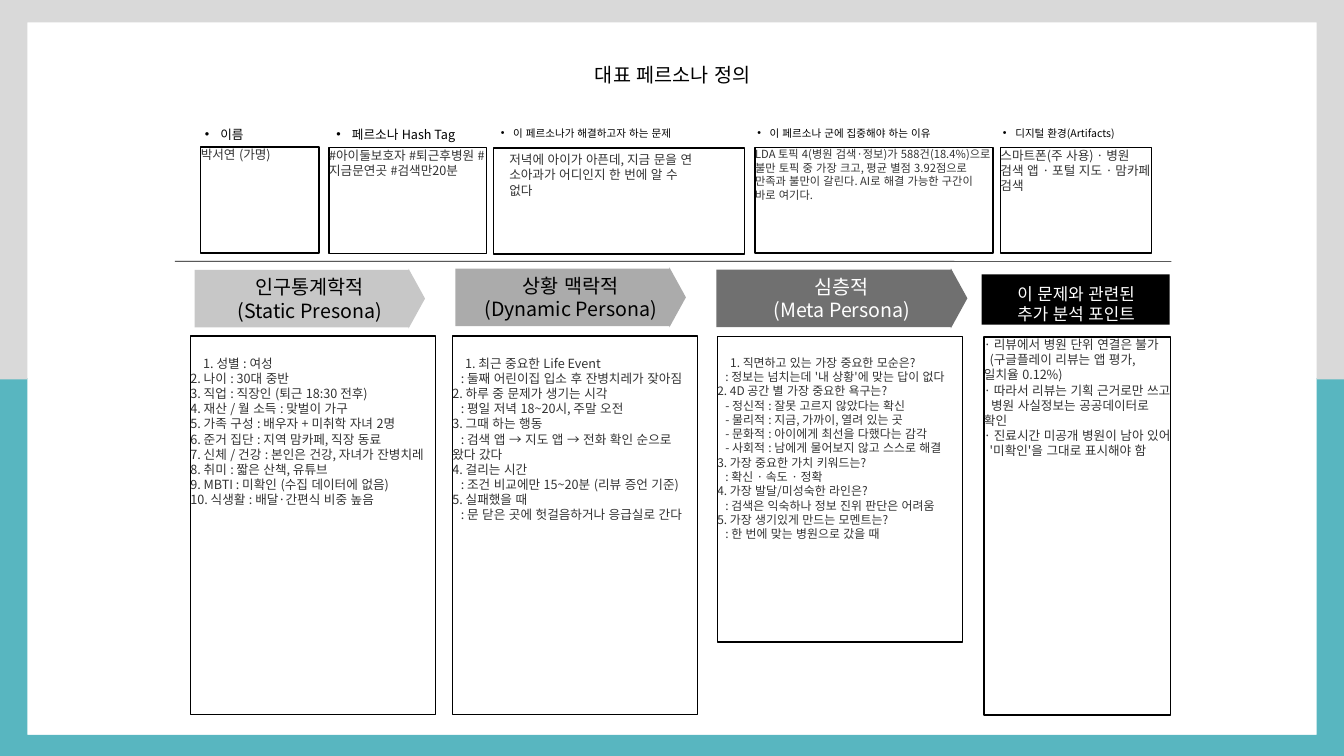
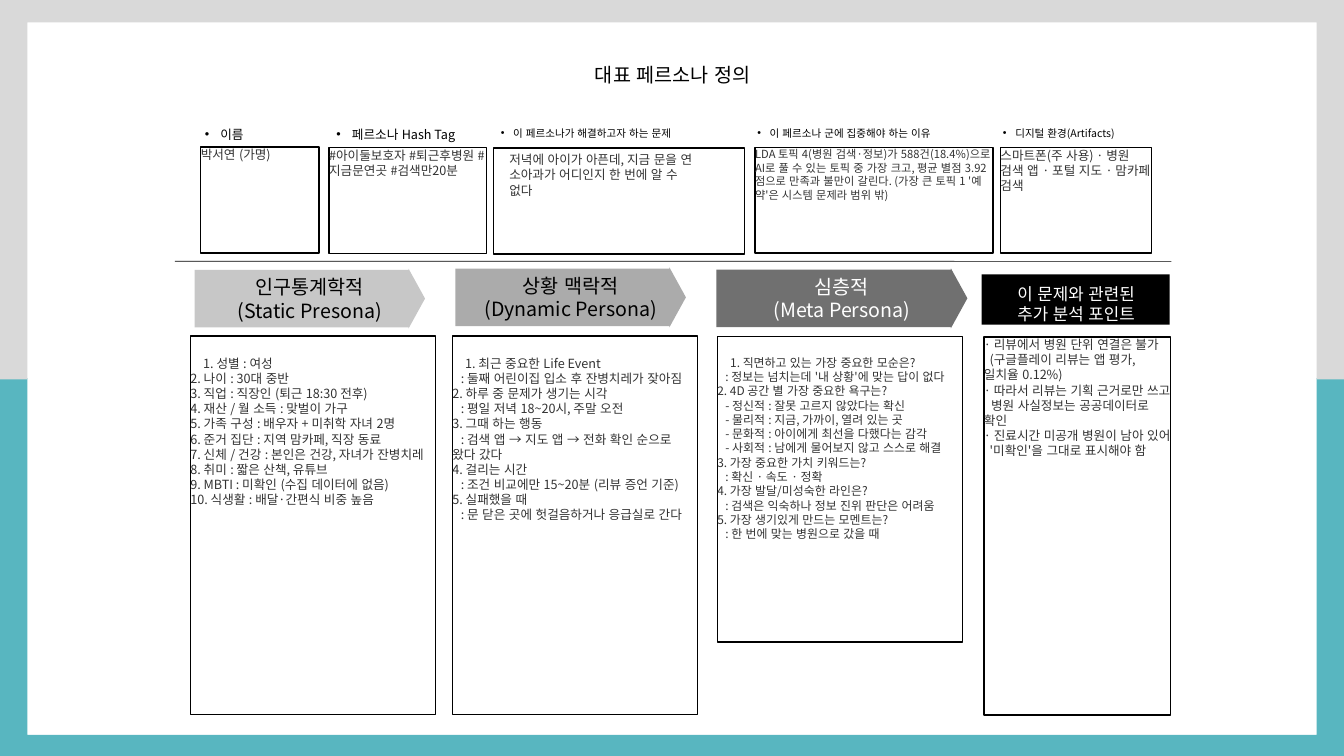
Before and after one commit to lee020304/goodoc-demo, a slide deck: slide 2 of dcx/DCX_워크시트_독수리5형제.pptx. Drawn at 1344x756 pixels with LibreOffice and Linux fonts; fonts in the diff are those of the drawing. Boxes give left, top, right and bottom in pixels: in the first picture for what was removed or moved away, otherwise in the second. Text is boxed around its words. In the diff, an @@ line names an element or a change of style, - is before the commit and + after.

```diff
--- a/dcx/DCX_워크시트_독수리5형제.pptx
+++ b/dcx/DCX_워크시트_독수리5형제.pptx
@@ text in freeform shape at (x1=755, y1=147, x2=991, y2=202): text changed @@
-LDA 토픽 4(병원 검색·정보)가 588건(18.4%)으로 불만 토픽 중 가장 크고, 평균 별점 3.92점으로 만족과 불만이 갈린다. AI로 해결 가능한 구간이 바로 여기다.
+LDA 토픽 4(병원 검색·정보)가 588건(18.4%)으로 AI로 풀 수 있는 토픽 중 가장 크고, 평균 별점 3.92점으로 만족과 불만이 갈린다. (가장 큰 토픽 1 '예약'은 시스템 문제라 범위 밖)
```
Also in this commit, not shown: 1 other slide changed, 15 other files.
